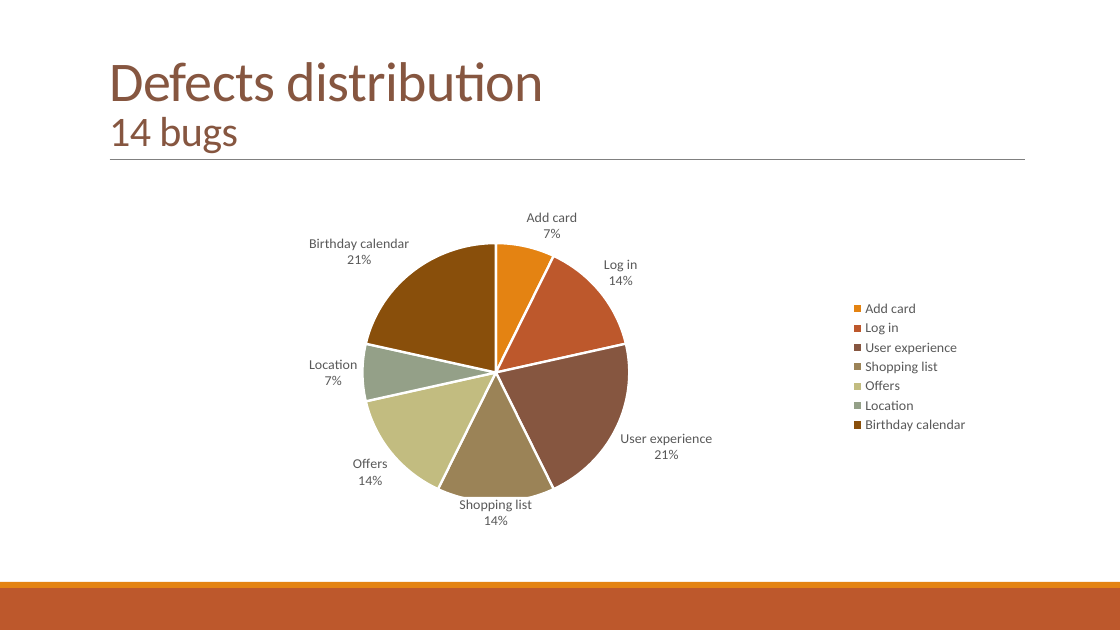
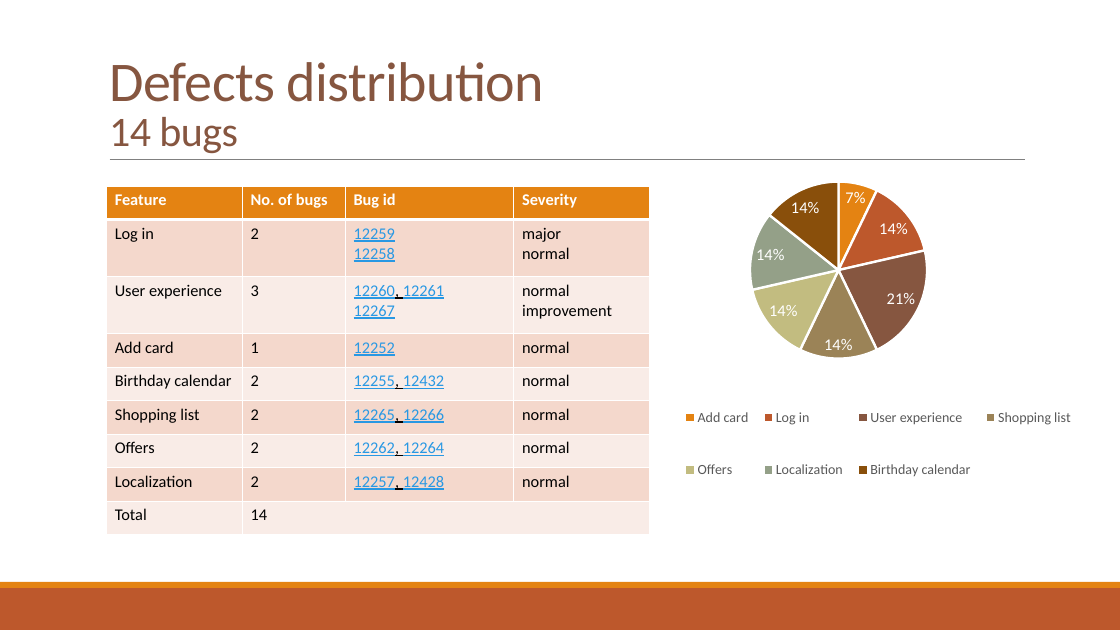
Before and after one commit to corinaradu/siit-testing, a slide deck: slide 10 of final-project/virtual-cards/virtual-cards.pptx (slide 9 before the commit). Drawn at 1120x630 pixels with LibreOffice and Linux fonts; fonts in the diff are those of the drawing. Boxes give left, top, right and bottom in pixels: in the first picture for what was removed or moved away, otherwise in the second. Text is boxed around its words. In the diff, an @@ line names an element or a change of style, - is before the commit and + after.

```diff
--- a/final-project/virtual-cards/virtual-cards.pptx
+++ b/final-project/virtual-cards/virtual-cards.pptx
@@ pie chart at box(70, 167, 1088, 549) @@
-categories: Add card, Log in, User experience, Shopping list, Offers, Location, Birthday calendar
+categories: Add card, Log in, User experience, Shopping list, Offers, Localization, Birthday calendar
-Series 1: 7, 14, 21, 14, 14, 7, 21
+Series 1: 7, 14, 21, 14, 14, 14, 14
@@ data labels of Series 1 changed @@
@@ plot area changed @@
@@ pie chart: place and size @@
-pie chart at box(101, 205, 978, 539)
+pie chart at box(70, 167, 1088, 549)
@@ table added at box(107, 187, 651, 535), 9 rows, 4 columns @@
+Feature | No. of bugs | Bug id | Severity
+Log in | 2 | 12259 / 12258 | major / normal
+User experience | 3 | 12260, 12261 / 12267 | normal / improvement
+Add card | 1 | 12252 | normal
+Birthday calendar | 2 | 12255, 12432 | normal
+Shopping list | 2 | 12265, 12266 | normal
+Offers | 2 | 12262, 12264 | normal
+Localization | 2 | 12257, 12428 | normal
+Total | 14 |  | 
```
Also in this commit, not shown: 1 other slide changed, 1 slide added, 3 other files.
